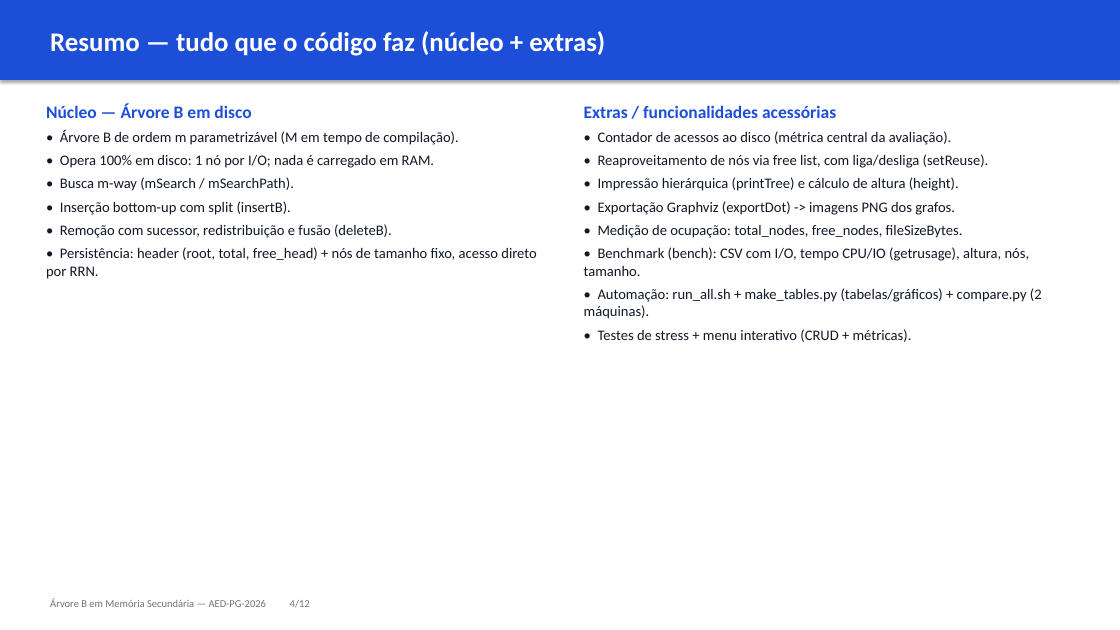
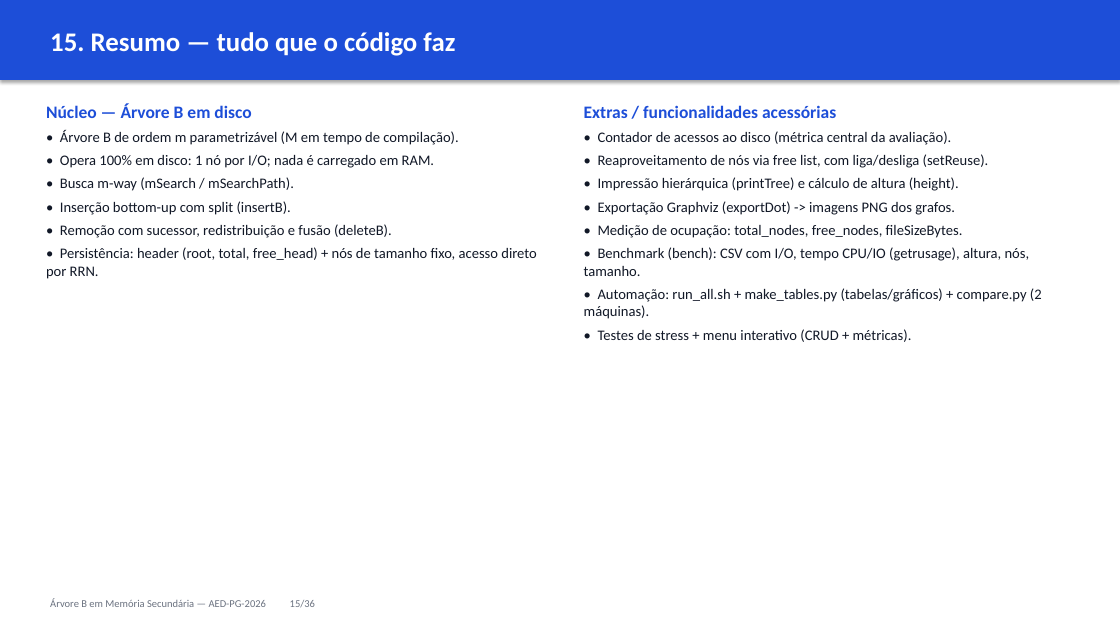
Before and after one commit to cassiotakarada/btree, a slide deck: slide 15 of apresentacao/APRESENTACAO.pptx (slide 4 before the commit). Drawn at 1120x630 pixels with LibreOffice and Linux fonts; fonts in the diff are those of the drawing. Boxes give left, top, right and bottom in pixels: in the first picture for what was removed or moved away, otherwise in the second. Text is boxed around its words. In the diff, an @@ line names an element or a change of style, - is before the commit and + after.

```diff
--- a/apresentacao/APRESENTACAO.pptx
+++ b/apresentacao/APRESENTACAO.pptx
@@ text at [50, 32, 455, 56]: text changed @@
-Resumo — tudo que o código faz (núcleo + extras)
+15. Resumo — tudo que o código faz
@@ text at [50, 599, 315, 608]: text changed @@
-Árvore B em Memória Secundária — AED-PG-2026 4/12
+Árvore B em Memória Secundária — AED-PG-2026 15/36
```
Also in this commit, not shown: 10 other slides changed, 24 slides added, 25 other files.
